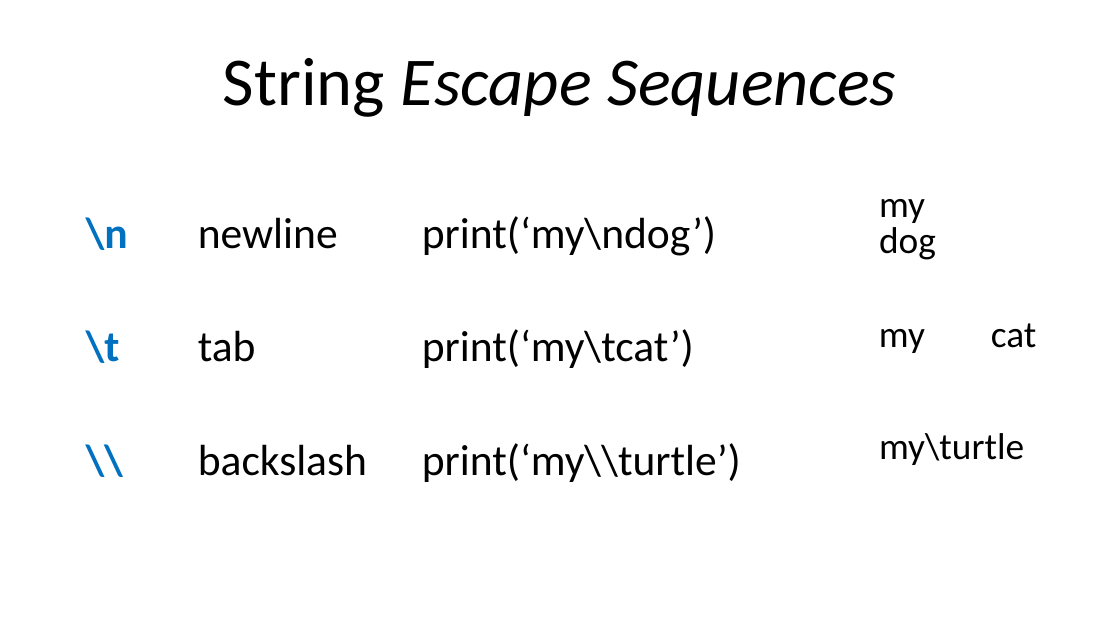
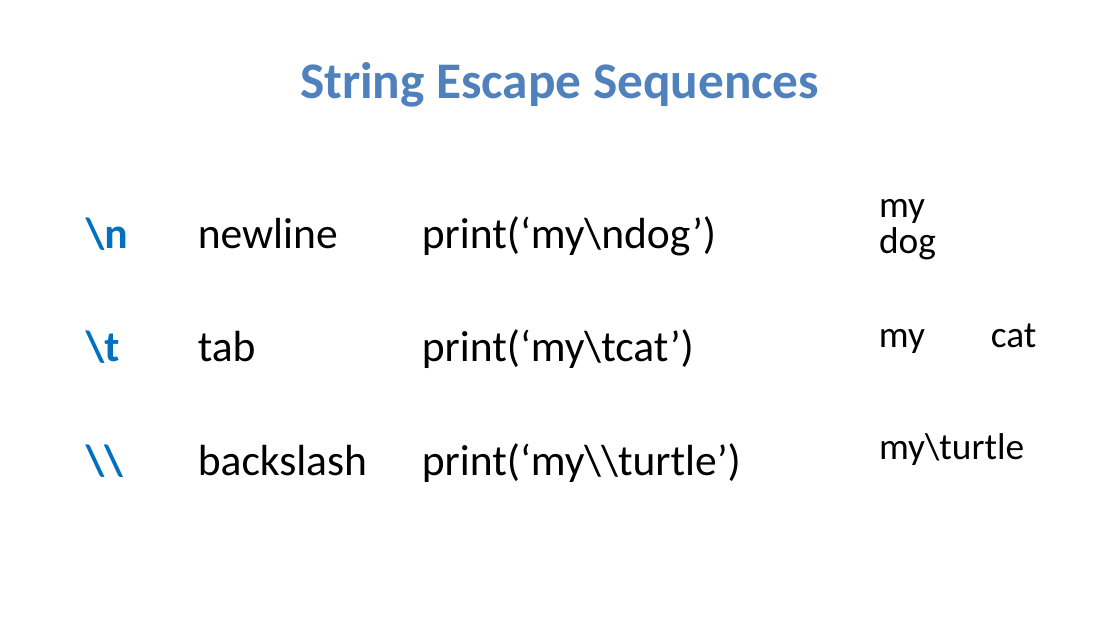
Before and after one commit to julienPalleau/Udemy, a slide deck: slide 10 of PythonParLaPratique 101 exercices/Python in 90 minutes [Enregistrement automatique].pptx. Drawn at 1120x630 pixels with LibreOffice and Linux fonts; fonts in the diff are those of the drawing. Boxes give left, top, right and bottom in pixels: in the first picture for what was removed or moved away, otherwise in the second. Text is boxed around its words. In the diff, an @@ line names an element or a change of style, - is before the commit and + after.

```diff
--- a/PythonParLaPratique 101 exercices/Python in 90 minutes [Enregistrement automatique].pptx
+++ b/PythonParLaPratique 101 exercices/Python in 90 minutes [Enregistrement automatique].pptx
@@ title "String Escape Sequences" at (300, 62, 819, 107): size 44 to 33 pt, text colour #000000 to #4F81BD, bold on; italic off in "Escape Sequences" @@
```
Also in this commit, not shown: 49 other slides changed, 1 slide added, 4 other files.
